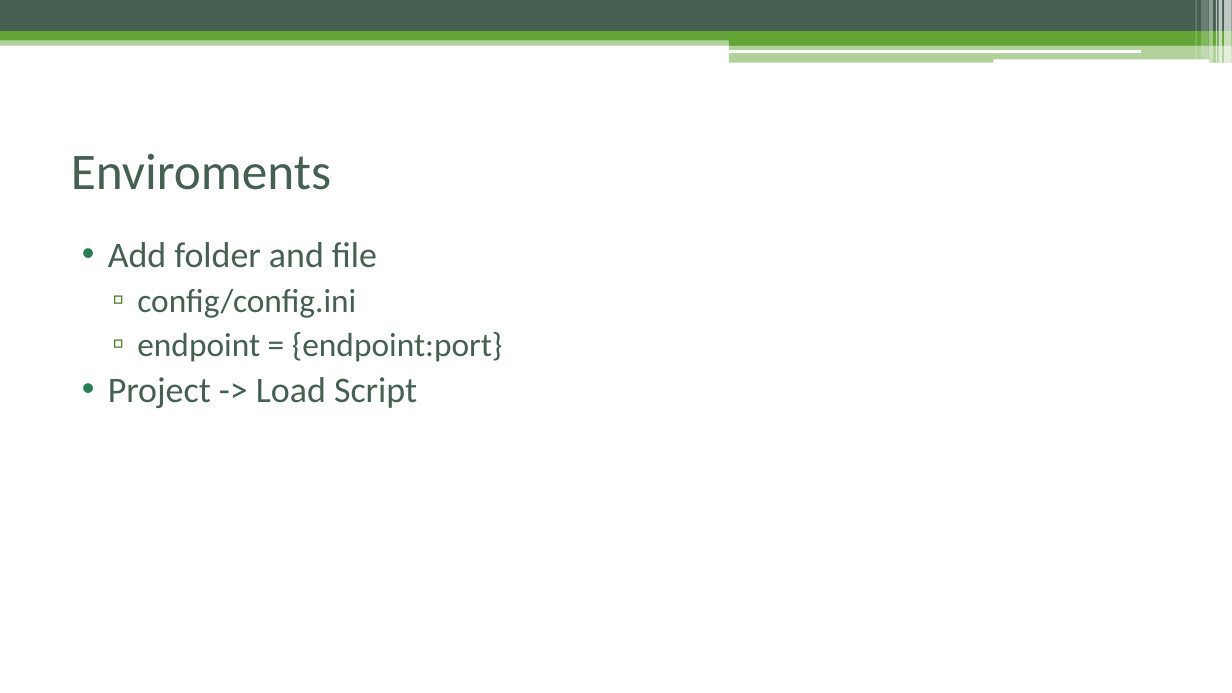
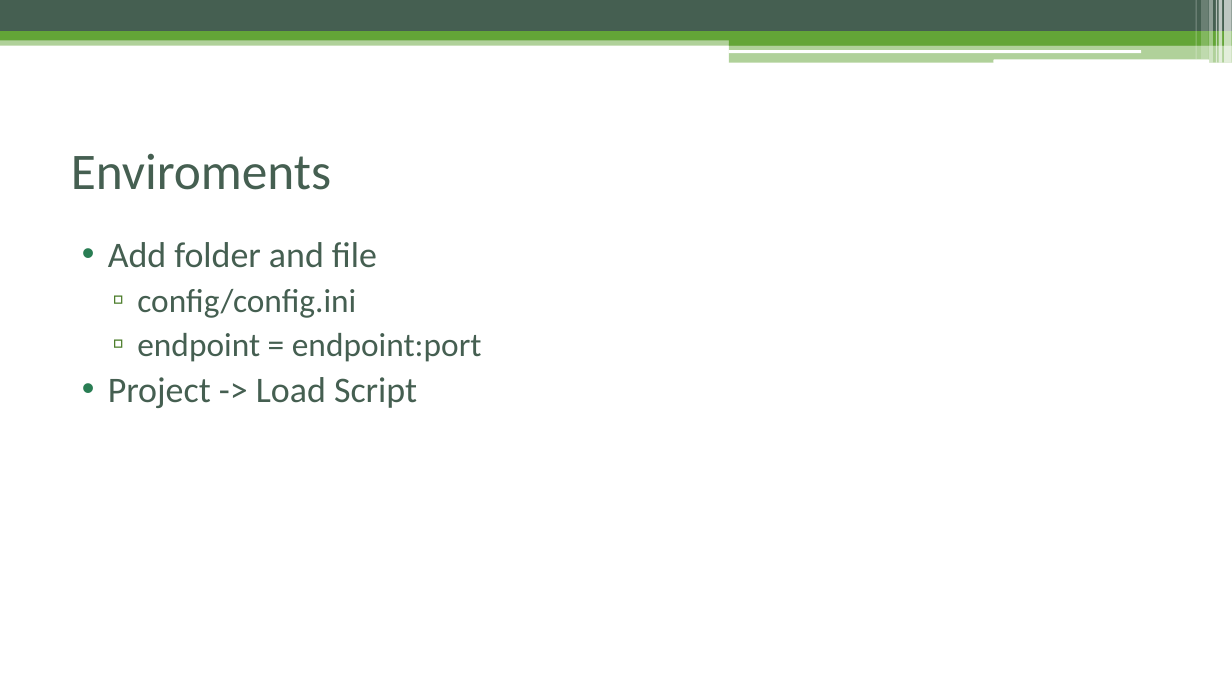
Before and after one commit to czyzyk29/SoapUI_Workshop, a slide deck: slide 60 of Warsztat_soapUI.pptx (slide 54 before the commit). Drawn at 1232x693 pixels with LibreOffice and Linux fonts; fonts in the diff are those of the drawing. Boxes give left, top, right and bottom in pixels: in the first picture for what was removed or moved away, otherwise in the second. Text is boxed around its words. In the diff, an @@ line names an element or a change of style, - is before the commit and + after.

```diff
--- a/Warsztat_soapUI.pptx
+++ b/Warsztat_soapUI.pptx
@@ text at bbox=[137, 333, 482, 362]: text changed @@
-  ▫ endpoint = {endpoint:port}
+  ▫ endpoint = endpoint:port
```
Also in this commit, not shown: 12 other slides changed, 8 slides added, 4 other files.
